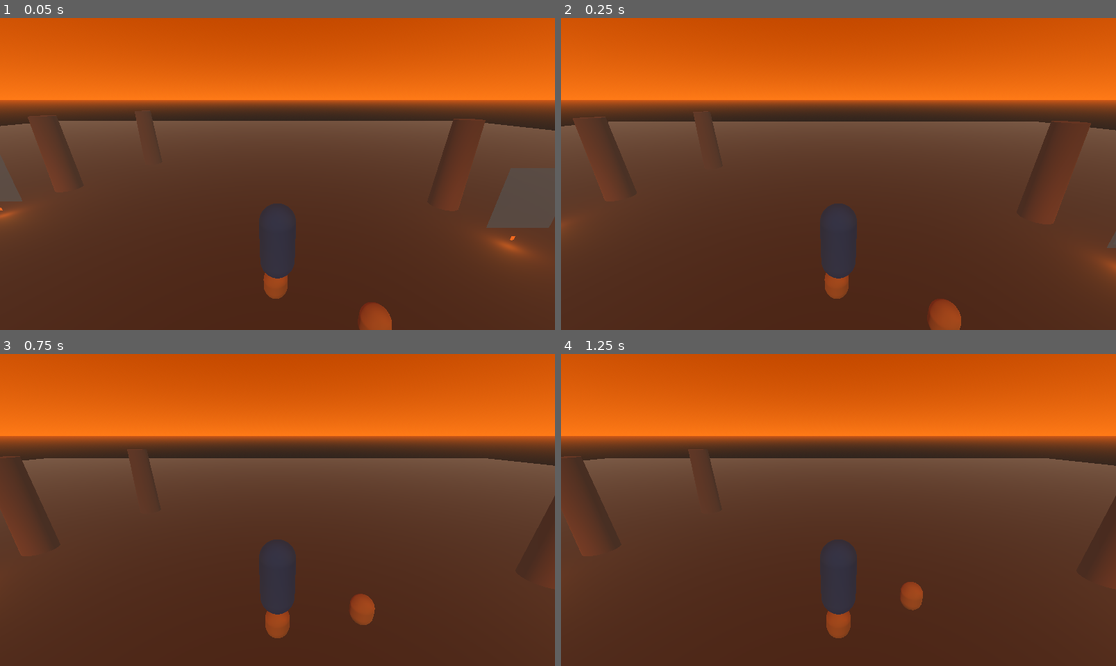
Above: before the commit, frames 1-4 (two rows, left to right).
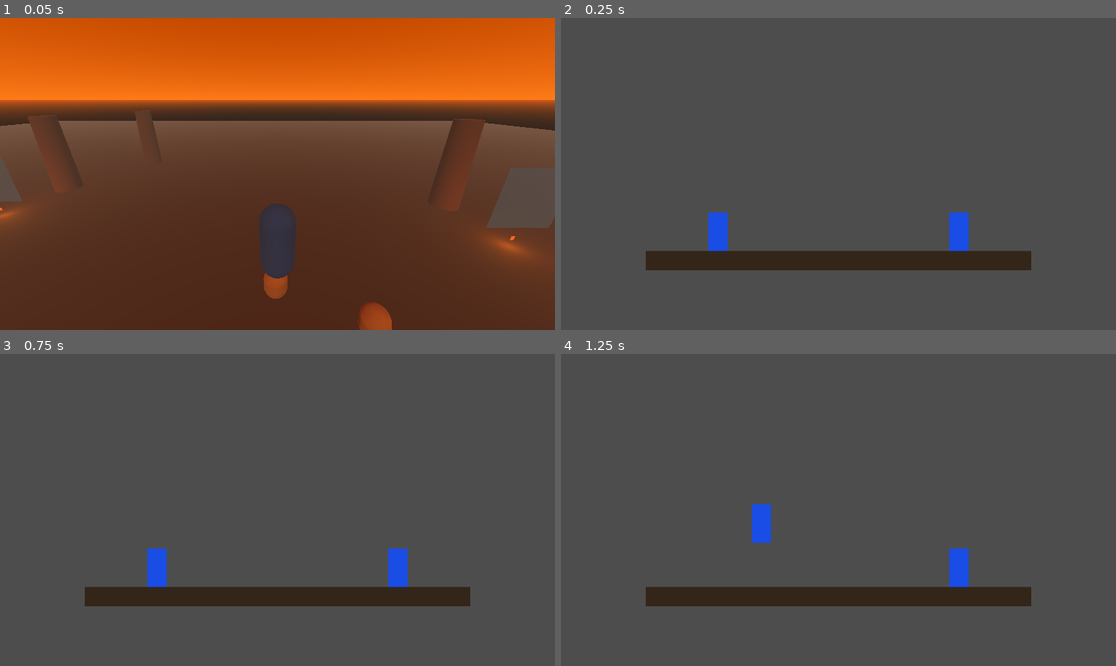
Above: after the commit, the same moments.

Repository: salomo07/SikTiTu
Game: Godot game, scene res://scenes/main/main.tscn
Two runs of this game, one before a commit and one after it. Both use one fixed random seed, a clock stepped at 60 frames per second and the inputs below.
Inputs (mouse positions are in pixels of both pictures, inside the frame that each line leads up to):
- Up to frame 1 (0.05 s): no input
- Up to frame 2 (0.25 s): no input
- Up to frame 3 (0.75 s): tap Enter at 0.5 s; move the mouse to (399, 494) at 0.52 s; hold Right (duel_right) from 0.53 s (still down); hold Down (duel_crouch) from 0.53 s (still down); click (399, 494) at 0.67 s
- Up to frame 4 (1.25 s): keep holding Right (duel_right); keep holding Down (duel_crouch); tap Up (duel_jump) at 0.77 s

Frame 1 is identical in both runs. In frame 2, 100% of the frame differs, in the area x 0-100%, y 0-100%; in frame 3, 100%; in frame 4, 100%.

Commit message:
fix: close final-review findings - duel re-trigger guard, position restore, attack/jump freeze, fire-point limiting, fall/arena bounds, trigger placement

Diff:
--- a/autoload/game_manager.gd
+++ b/autoload/game_manager.gd
@@ -7,15 +7,20 @@
 var player_hp: int = 100
 var current_enemy_id: String = ""
 var is_in_duel: bool = false
+var resolved_enemy_ids: Array[String] = []
 
 ## Set to false in tests to verify state changes without triggering real scene loads.
 var auto_change_scene: bool = true
+
+var _has_pending_restore: bool = false
 
 const FOREST_SCENE_PATH := "res://scenes/exploration/forest_level.tscn"
 const DUEL_SCENE_PATH := "res://scenes/duel/duel_arena.tscn"
 
 func start_duel(enemy_id: String, forest_position: Vector3) -> void:
 	if is_in_duel:
+		return
+	if resolved_enemy_ids.has(enemy_id):
 		return
 	current_enemy_id = enemy_id
 	player_forest_position = forest_position
@@ -28,6 +33,15 @@
 	if not is_in_duel:
 		return
 	is_in_duel = false
+	resolved_enemy_ids.append(current_enemy_id)
+	_has_pending_restore = true
 	duel_ended.emit(result)
 	if auto_change_scene:
 		get_tree().change_scene_to_file.call_deferred(FOREST_SCENE_PATH)
+
+func has_pending_restore() -> bool:
+	return _has_pending_restore
+
+func consume_pending_restore_position() -> Vector3:
+	_has_pending_restore = false
+	return player_forest_position
--- a/scenes/exploration/forest_level.tscn
+++ b/scenes/exploration/forest_level.tscn
@@ -48,7 +48,7 @@
 albedo_color = Color(0.3, 0.18, 0.08, 1)
 
 [sub_resource type="BoxShape3D" id="BoxShape3D_trigger"]
-size = Vector3(3, 3, 3)
+size = Vector3(10, 3, 4)
 
 [node name="ForestLevel" type="Node3D"]
 script = ExtResource("2")
@@ -105,7 +105,7 @@
 navigation_mesh = ExtResource("5")
 
 [node name="EncounterTrigger" type="Area3D" parent="."]
-transform = Transform3D(1, 0, 0, 0, 1, 0, 0, 0, 1, 0, 1, 6)
+transform = Transform3D(1, 0, 0, 0, 1, 0, 0, 0, 1, 0, 1, -6)
 script = ExtResource("7")
 
 [node name="CollisionShape3D" type="CollisionShape3D" parent="EncounterTrigger"]
--- a/scripts/duel/fighter_2d_controller.gd
+++ b/scripts/duel/fighter_2d_controller.gd
@@ -1,31 +1,57 @@
 extends CharacterBody2D
+
+const ARENA_MIN_X := 20.0
+const ARENA_MAX_X := 780.0
 
 @export var move_speed: float = 200.0
 @export var jump_velocity: float = -400.0
 @export var gravity: float = 900.0
 @export var input_enabled: bool = true
+@export var attack_duration: float = 0.4
 
 @onready var state_machine: FighterState = $FighterState
+
+var _attack_timer: float = 0.0
 
 func _physics_process(delta: float) -> void:
 	if not is_on_floor():
 		velocity.y += gravity * delta
+	elif state_machine.current_state == FighterState.State.JUMP:
+		_on_landed()
+
+	if state_machine.current_state == FighterState.State.ATTACK:
+		_tick_attack_timer(delta)
 
 	if input_enabled:
 		_handle_input()
 
 	move_and_slide()
+	position.x = clamp_to_arena(position.x)
+
+func _on_landed() -> void:
+	state_machine.transition_to(FighterState.State.IDLE)
+
+func _tick_attack_timer(delta: float) -> void:
+	_attack_timer -= delta
+	if _attack_timer <= 0.0:
+		state_machine.transition_to(FighterState.State.IDLE)
+
+func _start_attack() -> void:
+	if state_machine.transition_to(FighterState.State.ATTACK):
+		velocity.x = 0
+		_attack_timer = attack_duration
+
+func clamp_to_arena(x: float) -> float:
+	return clamp(x, ARENA_MIN_X, ARENA_MAX_X)
 
 func _handle_input() -> void:
 	if state_machine.current_state == FighterState.State.HIT:
 		return
+	if state_machine.current_state == FighterState.State.ATTACK:
+		return
 
 	if Input.is_action_just_pressed("duel_skill_1") or Input.is_action_just_pressed("duel_skill_2"):
-		if state_machine.transition_to(FighterState.State.ATTACK):
-			velocity.x = 0
-		return
-
-	if state_machine.current_state == FighterState.State.ATTACK:
+		_start_attack()
 		return
 
 	if Input.is_action_just_pressed("duel_jump") and is_on_floor():
@@ -46,5 +72,5 @@
 	if is_on_floor():
 		if horizontal != 0:
 			state_machine.transition_to(FighterState.State.WALK)
-		elif state_machine.current_state in [FighterState.State.WALK, FighterState.State.JUMP]:
+		elif state_machine.current_state == FighterState.State.WALK:
 			state_machine.transition_to(FighterState.State.IDLE)
--- a/scripts/exploration/forest_level_config.gd
+++ b/scripts/exploration/forest_level_config.gd
@@ -2,3 +2,21 @@
 
 const MAX_FIRE_POINTS := 5
 const MAX_ANIMALS := 4
+
+func _ready() -> void:
+	if GameManager.has_pending_restore():
+		var player := get_node_or_null("Player3D") as Node3D
+		if player != null:
+			player.global_position = GameManager.consume_pending_restore_position()
+	_limit_group_children(get_node_or_null("FirePoints"), MAX_FIRE_POINTS)
+
+static func compute_excess_children(total_count: int, max_count: int) -> int:
+	return max(0, total_count - max_count)
+
+func _limit_group_children(parent: Node, max_count: int) -> void:
+	if parent == null:
+		return
+	var children := parent.get_children()
+	var excess := compute_excess_children(children.size(), max_count)
+	for i in range(excess):
+		children[children.size() - 1 - i].queue_free()
--- a/scripts/exploration/player_3d_controller.gd
+++ b/scripts/exploration/player_3d_controller.gd
@@ -1,4 +1,7 @@
 extends CharacterBody3D
+
+const RESPAWN_POSITION := Vector3(0, 1, 0)
+const FALL_THRESHOLD_Y := -10.0
 
 @export var move_speed: float = 5.0
 @export var gravity: float = 9.8
@@ -6,6 +9,10 @@
 @onready var camera_pivot: Node3D = $CameraPivot
 
 func _physics_process(delta: float) -> void:
+	if is_below_fall_threshold(global_position.y):
+		global_position = RESPAWN_POSITION
+		velocity = Vector3.ZERO
+
 	if not is_on_floor():
 		velocity.y -= gravity * delta
 	else:
@@ -25,3 +32,6 @@
 		velocity.z = 0.0
 
 	move_and_slide()
+
+static func is_below_fall_threshold(y: float) -> bool:
+	return y < FALL_THRESHOLD_Y
--- /dev/null
+++ b/tests/unit/test_encounter_trigger.gd
@@ -0,0 +1,42 @@
+extends GutTest
+
+func before_each():
+	GameManager.is_in_duel = false
+	GameManager.resolved_enemy_ids.clear()
+	GameManager.current_enemy_id = ""
+	GameManager.auto_change_scene = false
+
+func after_each():
+	GameManager.is_in_duel = false
+	GameManager.resolved_enemy_ids.clear()
+	GameManager.current_enemy_id = ""
+	GameManager.auto_change_scene = true
+
+func _make_trigger_and_player(enemy_id: String):
+	var trigger = load("res://scripts/exploration/encounter_trigger.gd").new()
+	trigger.enemy_id = enemy_id
+	var player := Node3D.new()
+	player.add_to_group("player")
+	add_child_autofree(trigger)
+	add_child_autofree(player)
+	return [trigger, player]
+
+func test_trigger_starts_duel_on_first_entry():
+	var pair = _make_trigger_and_player("wolf_01")
+	var trigger = pair[0]
+	var player = pair[1]
+
+	trigger._on_body_entered(player)
+
+	assert_true(GameManager.is_in_duel)
+	assert_eq(GameManager.current_enemy_id, "wolf_01")
+
+func test_trigger_does_not_restart_a_resolved_encounter():
+	GameManager.resolved_enemy_ids.append("wolf_01")
+	var pair = _make_trigger_and_player("wolf_01")
+	var trigger = pair[0]
+	var player = pair[1]
+
+	trigger._on_body_entered(player)
+
+	assert_false(GameManager.is_in_duel)
--- /dev/null
+++ b/tests/unit/test_fighter_2d_controller.gd
@@ -0,0 +1,37 @@
+extends GutTest
+
+var fighter
+
+func before_each():
+	var fighter_scene := load("res://scenes/duel/fighter_2d.tscn") as PackedScene
+	fighter = fighter_scene.instantiate()
+	add_child_autofree(fighter)
+
+func test_start_attack_transitions_to_attack_and_starts_timer():
+	fighter._start_attack()
+
+	assert_eq(fighter.state_machine.current_state, FighterState.State.ATTACK)
+	assert_eq(fighter._attack_timer, fighter.attack_duration)
+
+func test_attack_timer_returns_to_idle_once_expired():
+	fighter._start_attack()
+	fighter._tick_attack_timer(fighter.attack_duration + 0.01)
+
+	assert_eq(fighter.state_machine.current_state, FighterState.State.IDLE)
+
+func test_attack_timer_stays_in_attack_before_expiry():
+	fighter._start_attack()
+	fighter._tick_attack_timer(fighter.attack_duration * 0.5)
+
+	assert_eq(fighter.state_machine.current_state, FighterState.State.ATTACK)
+
+func test_landing_from_jump_returns_to_idle():
+	fighter.state_machine.transition_to(FighterState.State.JUMP)
+	fighter._on_landed()
+
+	assert_eq(fighter.state_machine.current_state, FighterState.State.IDLE)
+
+func test_clamp_to_arena_keeps_value_within_bounds():
+	assert_eq(fighter.clamp_to_arena(400.0), 400.0)
+	assert_eq(fighter.clamp_to_arena(-50.0), fighter.ARENA_MIN_X)
+	assert_eq(fighter.clamp_to_arena(1000.0), fighter.ARENA_MAX_X)
--- /dev/null
+++ b/tests/unit/test_forest_level_config.gd
@@ -0,0 +1,15 @@
+extends GutTest
+
+var config
+
+func before_each():
+	config = load("res://scripts/exploration/forest_level_config.gd").new()
+
+func test_compute_excess_children_returns_zero_when_under_max():
+	assert_eq(config.compute_excess_children(3, 5), 0)
+
+func test_compute_excess_children_returns_zero_when_at_max():
+	assert_eq(config.compute_excess_children(5, 5), 0)
+
+func test_compute_excess_children_returns_difference_when_over_max():
+	assert_eq(config.compute_excess_children(8, 5), 3)
--- a/tests/unit/test_game_manager.gd
+++ b/tests/unit/test_game_manager.gd
@@ -33,3 +33,32 @@
 
 	assert_eq(game_manager.current_enemy_id, "wolf_01", "second start_duel call must be ignored while a duel is active")
 	assert_eq(game_manager.player_forest_position, Vector3(1, 0, 1))
+
+func test_end_duel_marks_enemy_as_resolved():
+	game_manager.start_duel("wolf_01", Vector3.ZERO)
+	game_manager.end_duel("win")
+
+	assert_true(game_manager.resolved_enemy_ids.has("wolf_01"))
+
+func test_start_duel_is_ignored_for_already_resolved_enemy():
+	game_manager.start_duel("wolf_01", Vector3.ZERO)
+	game_manager.end_duel("win")
+
+	game_manager.start_duel("wolf_01", Vector3(2, 0, 2))
+
+	assert_false(game_manager.is_in_duel, "a resolved encounter must not start a new duel")
+
+func test_end_duel_sets_pending_restore_to_the_captured_position():
+	var test_position := Vector3(3, 0, 4)
+	game_manager.start_duel("wolf_01", test_position)
+	game_manager.end_duel("win")
+
+	assert_true(game_manager.has_pending_restore())
+	assert_eq(game_manager.consume_pending_restore_position(), test_position)
+
+func test_consume_pending_restore_position_clears_the_pending_flag():
+	game_manager.start_duel("wolf_01", Vector3(3, 0, 4))
+	game_manager.end_duel("win")
+	game_manager.consume_pending_restore_position()
+
+	assert_false(game_manager.has_pending_restore())
--- /dev/null
+++ b/tests/unit/test_player_3d_controller.gd
@@ -0,0 +1,16 @@
+extends GutTest
+
+func before_each():
+	pass
+
+func test_is_below_fall_threshold_false_when_on_ground():
+	var script = load("res://scripts/exploration/player_3d_controller.gd")
+	assert_false(script.is_below_fall_threshold(1.0))
+
+func test_is_below_fall_threshold_true_when_fallen_far():
+	var script = load("res://scripts/exploration/player_3d_controller.gd")
+	assert_true(script.is_below_fall_threshold(-11.0))
+
+func test_is_below_fall_threshold_false_exactly_at_threshold():
+	var script = load("res://scripts/exploration/player_3d_controller.gd")
+	assert_false(script.is_below_fall_threshold(-10.0))
Not shown, added: tests/unit/test_encounter_trigger.gd.uid
Not shown, added: tests/unit/test_fighter_2d_controller.gd.uid
Not shown, added: tests/unit/test_forest_level_config.gd.uid
Not shown, added: tests/unit/test_player_3d_controller.gd.uid
